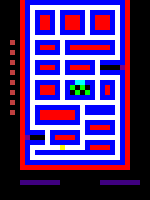
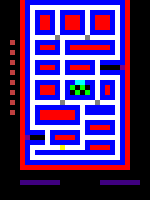
Layer changes from the first 150x200 image to the second:
painted on "Layer" over [55, 35, 100, 105]
